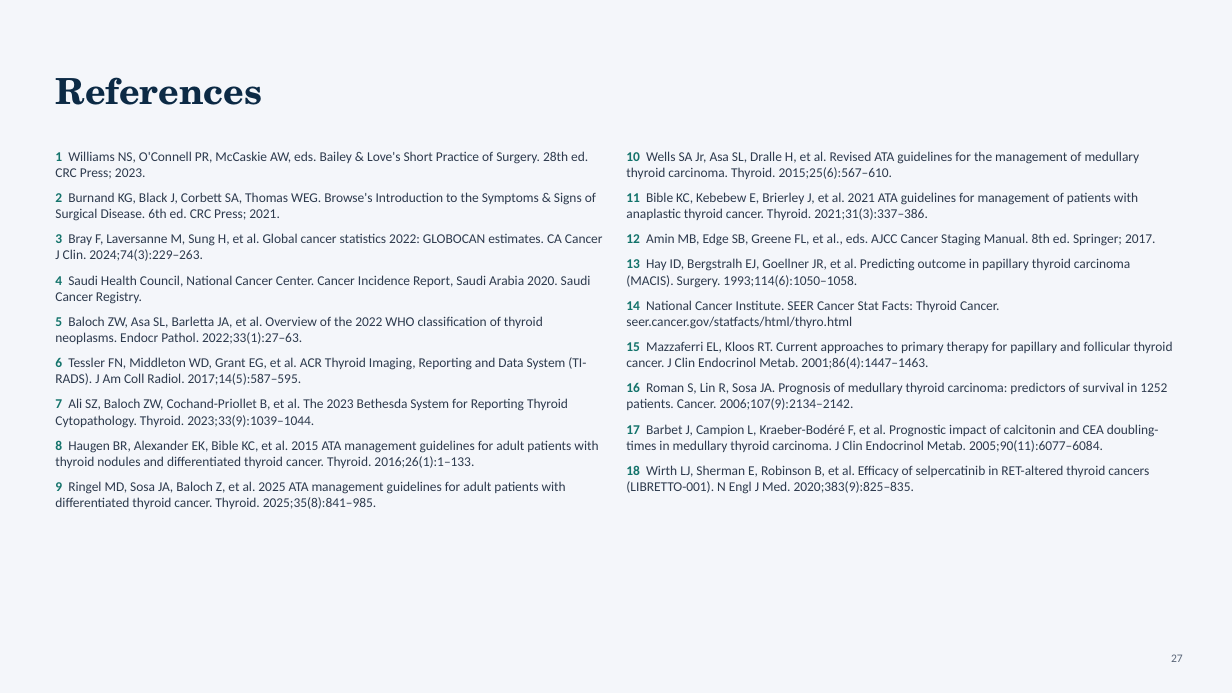
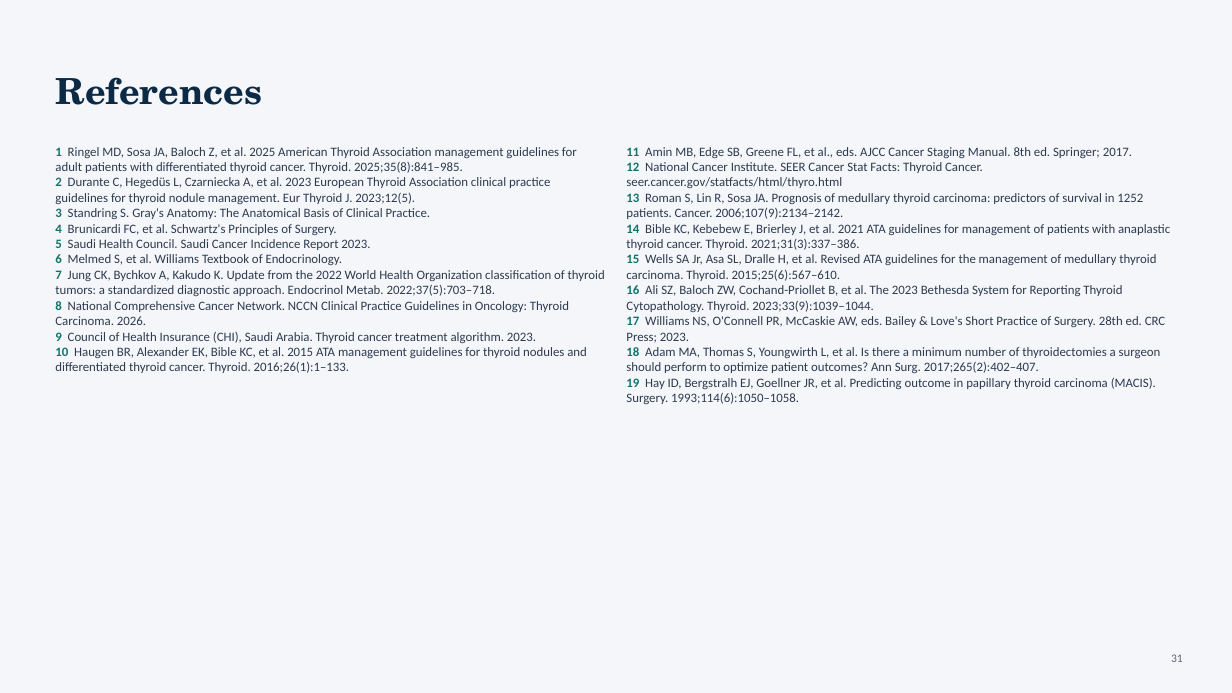
Before and after one commit to Anmo0/Claude-Code-Cloud-, a slide deck: slide 31 of thyroid-seminar/Thyroid_Tumors_Seminar.pptx (slide 27 before the commit). Drawn at 1232x693 pixels with LibreOffice and Linux fonts; fonts in the diff are those of the drawing. Boxes give left, top, right and bottom in pixels: in the first picture for what was removed or moved away, otherwise in the second. Text is boxed around its words. In the diff, an @@ line names an element or a change of style, - is before the commit and + after.

```diff
--- a/thyroid-seminar/Thyroid_Tumors_Seminar.pptx
+++ b/thyroid-seminar/Thyroid_Tumors_Seminar.pptx
@@ text at (x1=55, y1=147, x2=605, y2=373): text changed; size 10.5 to 10 pt @@
-1 Williams NS, O'Connell PR, McCaskie AW, eds. Bailey & Love's Short Practice of Surgery. 28th ed. CRC Press; 2023.
-2 Burnand KG, Black J, Corbett SA, Thomas WEG. Browse's Introduction to the Symptoms & Signs of Surgical Disease. 6th ed. CRC Press; 2021.
-3 Bray F, Laversanne M, Sung H, et al. Global cancer statistics 2022: GLOBOCAN estimates. CA Cancer J Clin. 2024;74(3):229–263.
-4 Saudi Health Council, National Cancer Center. Cancer Incidence Report, Saudi Arabia 2020. Saudi Cancer Registry.
-5 Baloch ZW, Asa SL, Barletta JA, et al. Overview of the 2022 WHO classification of thyroid neoplasms. Endocr Pathol. 2022;33(1):27–63.
-6 Tessler FN, Middleton WD, Grant EG, et al. ACR Thyroid Imaging, Reporting and Data System (TI-RADS). J Am Coll Radiol. 2017;14(5):587–595.
-7 Ali SZ, Baloch ZW, Cochand-Priollet B, et al. The 2023 Bethesda System for Reporting Thyroid Cytopathology. Thyroid. 2023;33(9):1039–1044.
-8 Haugen BR, Alexander EK, Bible KC, et al. 2015 ATA management guidelines for adult patients with thyroid nodules and differentiated thyroid cancer. Thyroid. 2016;26(1):1–133.
-9 Ringel MD, Sosa JA, Baloch Z, et al. 2025 ATA management guidelines for adult patients with differentiated thyroid cancer. Thyroid. 2025;35(8):841–985.
+1 Ringel MD, Sosa JA, Baloch Z, et al. 2025 American Thyroid Association management guidelines for adult patients with differentiated thyroid cancer. Thyroid. 2025;35(8):841–985.
+2 Durante C, Hegedüs L, Czarniecka A, et al. 2023 European Thyroid Association clinical practice guidelines for thyroid nodule management. Eur Thyroid J. 2023;12(5).
+3 Standring S. Gray's Anatomy: The Anatomical Basis of Clinical Practice.
+4 Brunicardi FC, et al. Schwartz's Principles of Surgery.
+5 Saudi Health Council. Saudi Cancer Incidence Report 2023.
+6 Melmed S, et al. Williams Textbook of Endocrinology.
+7 Jung CK, Bychkov A, Kakudo K. Update from the 2022 World Health Organization classification of thyroid tumors: a standardized diagnostic approach. Endocrinol Metab. 2022;37(5):703–718.
+8 National Comprehensive Cancer Network. NCCN Clinical Practice Guidelines in Oncology: Thyroid Carcinoma. 2026.
+9 Council of Health Insurance (CHI), Saudi Arabia. Thyroid cancer treatment algorithm. 2023.
+10 Haugen BR, Alexander EK, Bible KC, et al. 2015 ATA management guidelines for thyroid nodules and differentiated thyroid cancer. Thyroid. 2016;26(1):1–133.
@@ text at (x1=626, y1=147, x2=1170, y2=404): text changed; size 10.5 to 10 pt @@
-10 Wells SA Jr, Asa SL, Dralle H, et al. Revised ATA guidelines for the management of medullary thyroid carcinoma. Thyroid. 2015;25(6):567–610.
-11 Bible KC, Kebebew E, Brierley J, et al. 2021 ATA guidelines for management of patients with anaplastic thyroid cancer. Thyroid. 2021;31(3):337–386.
-12 Amin MB, Edge SB, Greene FL, et al., eds. AJCC Cancer Staging Manual. 8th ed. Springer; 2017.
-13 Hay ID, Bergstralh EJ, Goellner JR, et al. Predicting outcome in papillary thyroid carcinoma (MACIS). Surgery. 1993;114(6):1050–1058.
-14 National Cancer Institute. SEER Cancer Stat Facts: Thyroid Cancer. seer.cancer.gov/statfacts/html/thyro.html
-15 Mazzaferri EL, Kloos RT. Current approaches to primary therapy for papillary and follicular thyroid cancer. J Clin Endocrinol Metab. 2001;86(4):1447–1463.
-16 Roman S, Lin R, Sosa JA. Prognosis of medullary thyroid carcinoma: predictors of survival in 1252 patients. Cancer. 2006;107(9):2134–2142.
-17 Barbet J, Campion L, Kraeber-Bodéré F, et al. Prognostic impact of calcitonin and CEA doubling-times in medullary thyroid carcinoma. J Clin Endocrinol Metab. 2005;90(11):6077–6084.
-18 Wirth LJ, Sherman E, Robinson B, et al. Efficacy of selpercatinib in RET-altered thyroid cancers (LIBRETTO-001). N Engl J Med. 2020;383(9):825–835.
+11 Amin MB, Edge SB, Greene FL, et al., eds. AJCC Cancer Staging Manual. 8th ed. Springer; 2017.
+12 National Cancer Institute. SEER Cancer Stat Facts: Thyroid Cancer. seer.cancer.gov/statfacts/html/thyro.html
+13 Roman S, Lin R, Sosa JA. Prognosis of medullary thyroid carcinoma: predictors of survival in 1252 patients. Cancer. 2006;107(9):2134–2142.
+14 Bible KC, Kebebew E, Brierley J, et al. 2021 ATA guidelines for management of patients with anaplastic thyroid cancer. Thyroid. 2021;31(3):337–386.
+15 Wells SA Jr, Asa SL, Dralle H, et al. Revised ATA guidelines for the management of medullary thyroid carcinoma. Thyroid. 2015;25(6):567–610.
+16 Ali SZ, Baloch ZW, Cochand-Priollet B, et al. The 2023 Bethesda System for Reporting Thyroid Cytopathology. Thyroid. 2023;33(9):1039–1044.
+17 Williams NS, O'Connell PR, McCaskie AW, eds. Bailey & Love's Short Practice of Surgery. 28th ed. CRC Press; 2023.
+18 Adam MA, Thomas S, Youngwirth L, et al. Is there a minimum number of thyroidectomies a surgeon should perform to optimize patient outcomes? Ann Surg. 2017;265(2):402–407.
+19 Hay ID, Bergstralh EJ, Goellner JR, et al. Predicting outcome in papillary thyroid carcinoma (MACIS). Surgery. 1993;114(6):1050–1058.
@@ page number at (x1=1171, y1=654, x2=1183, y2=662): text changed @@
-27
+31
```
Also in this commit, not shown: 1 other slide changed, 17 slides added, 13 slides removed, 11 other files.
